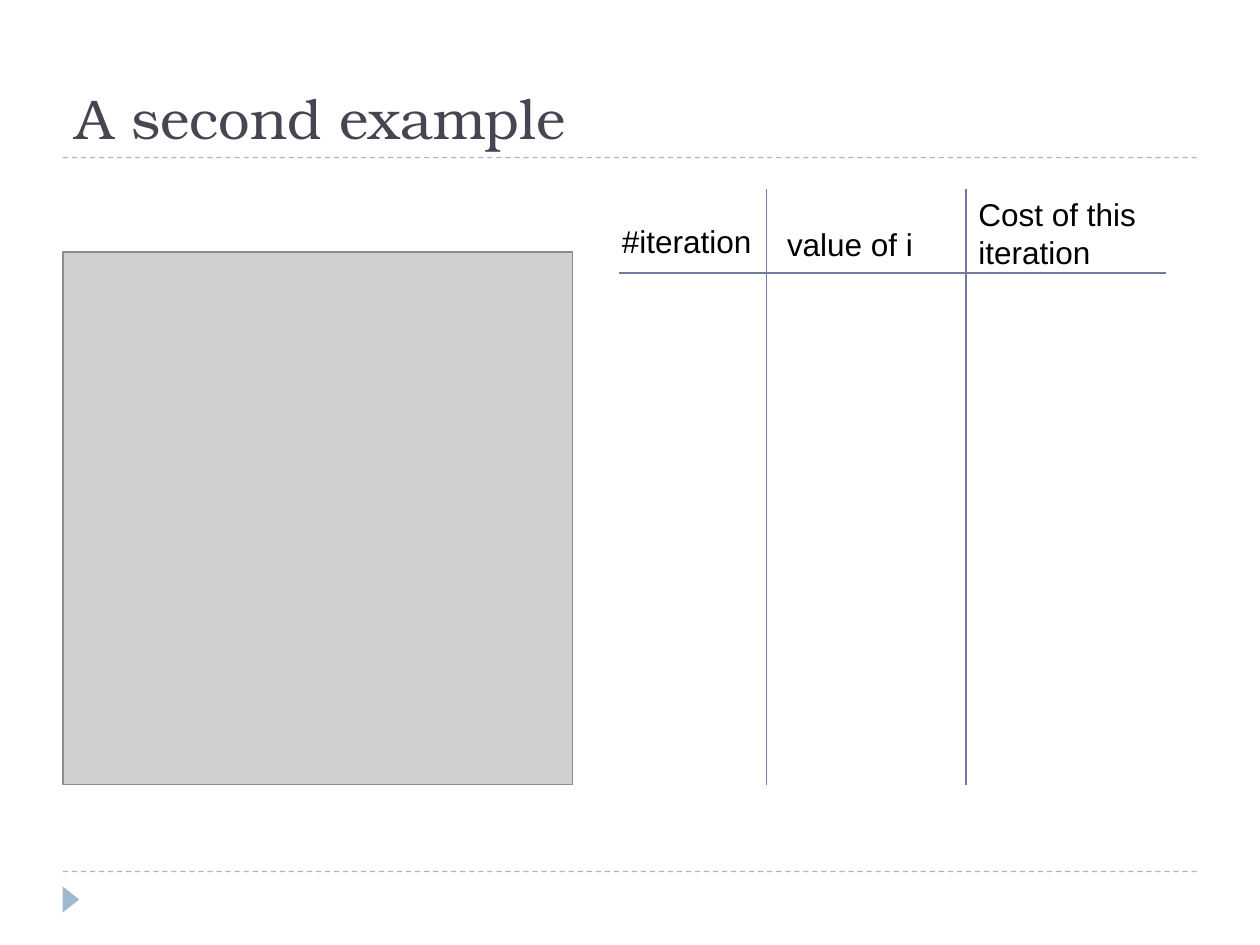
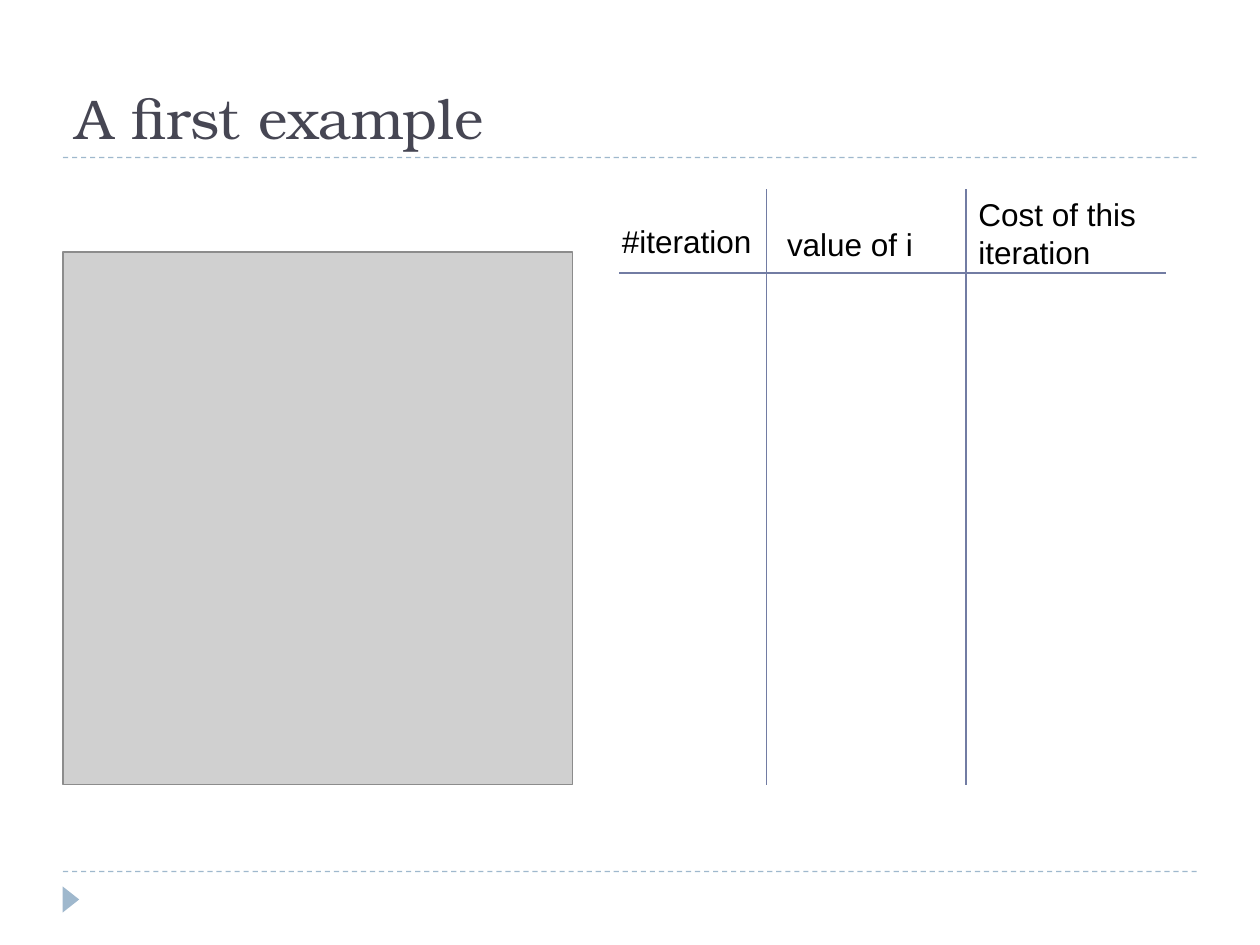
Before and after one commit to eldridgejm/dsc40b-2021-wi-public, a slide deck: slide 37 of published/lectures/02-time_complexity-pt_I/slides-wang.pptx (slide 38 before the commit). Drawn at 1260x945 pixels with LibreOffice and Linux fonts; fonts in the diff are those of the drawing; grey boxes stand for pictures. Boxes give left, top, right and bottom in pixels: in the first picture for what was removed or moved away, otherwise in the second. Text is boxed around its words. In the diff, an @@ line names an element or a change of style, - is before the commit and + after.

```diff
--- a/published/lectures/02-time_complexity-pt_I/slides-wang.pptx
+++ b/published/lectures/02-time_complexity-pt_I/slides-wang.pptx
@@ title at bbox=[76, 98, 483, 152]: text changed @@
-A second example
+A first example
```
Also in this commit, not shown: 3 other slides changed, 2 slides added, 5 other files.
